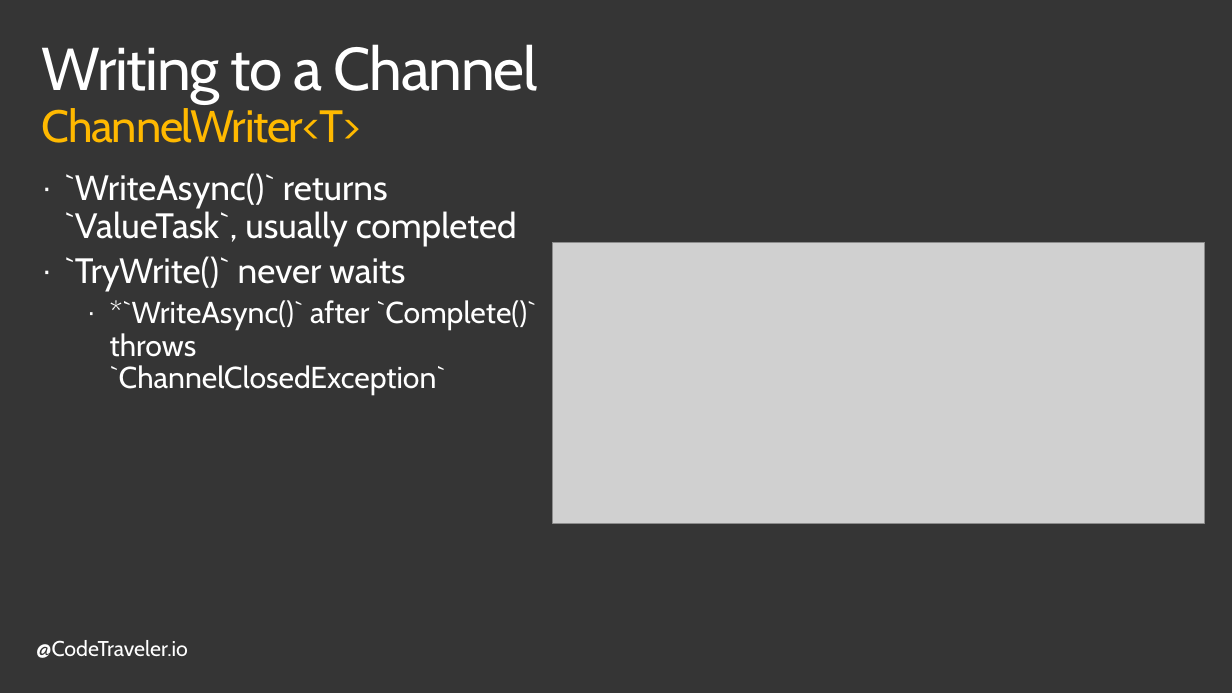
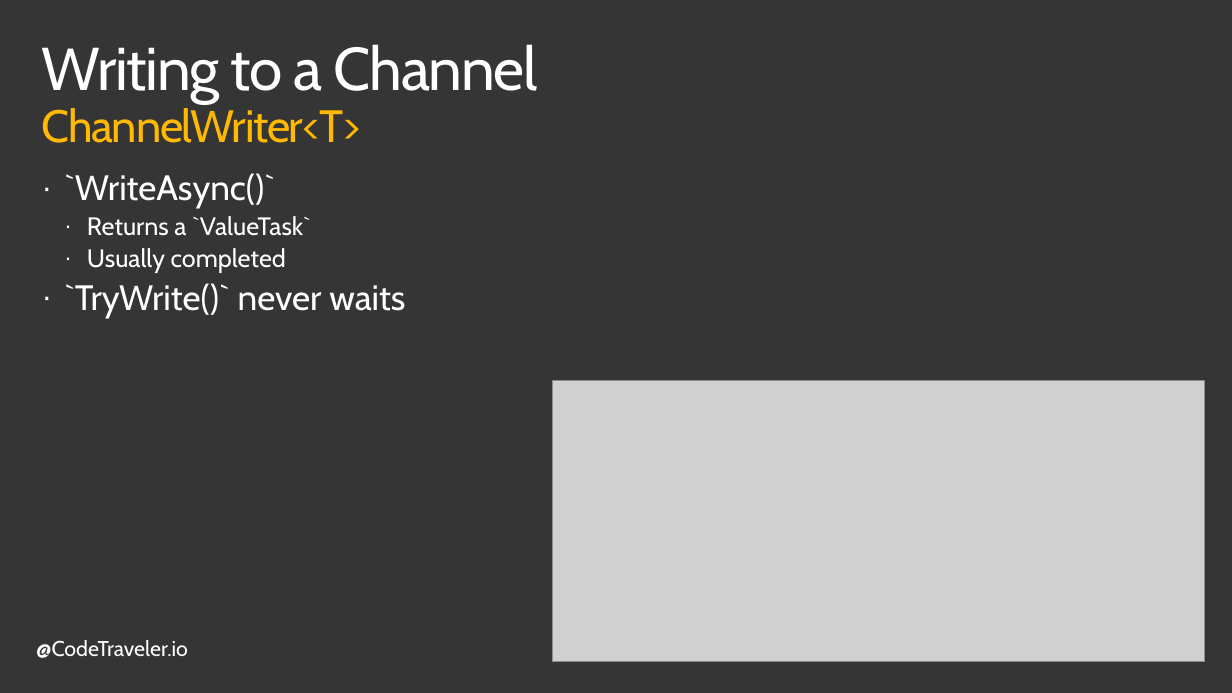
Before and after one commit to TheCodeTraveler/BecomeAnExpertWithAsyncAwait, a slide deck: slide 6 of 9. Channels/Channels.pptx (slide 9 before the commit). Drawn at 1232x693 pixels with LibreOffice and Linux fonts; fonts in the diff are those of the drawing; grey boxes stand for pictures; background and template pictures are left out. Boxes give left, top, right and bottom in pixels: in the first picture for what was removed or moved away, otherwise in the second. Text is boxed around its words. In the diff, an @@ line names an element or a change of style, - is before the commit and + after.

```diff
--- a/9. Channels/Channels.pptx
+++ b/9. Channels/Channels.pptx
@@ text at bbox=[64, 173, 311, 273]: text changed; size 28 to 20 pt @@
-· `WriteAsync()` returns `ValueTask`, usually completed
+· `WriteAsync()`
+  · Returns a `ValueTask`
+  · Usually completed
@@ text at bbox=[110, 300, 536, 396]: paragraph removed @@
-    · *`WriteAsync()` after `Complete()` throws `ChannelClosedException`
@@ picture: place and size @@
-picture at bbox=[553, 243, 1205, 524]
+picture at bbox=[553, 380, 1205, 661]
```
Also in this commit, not shown: 7 other slides changed, 1 slide added, 6 slides removed.
